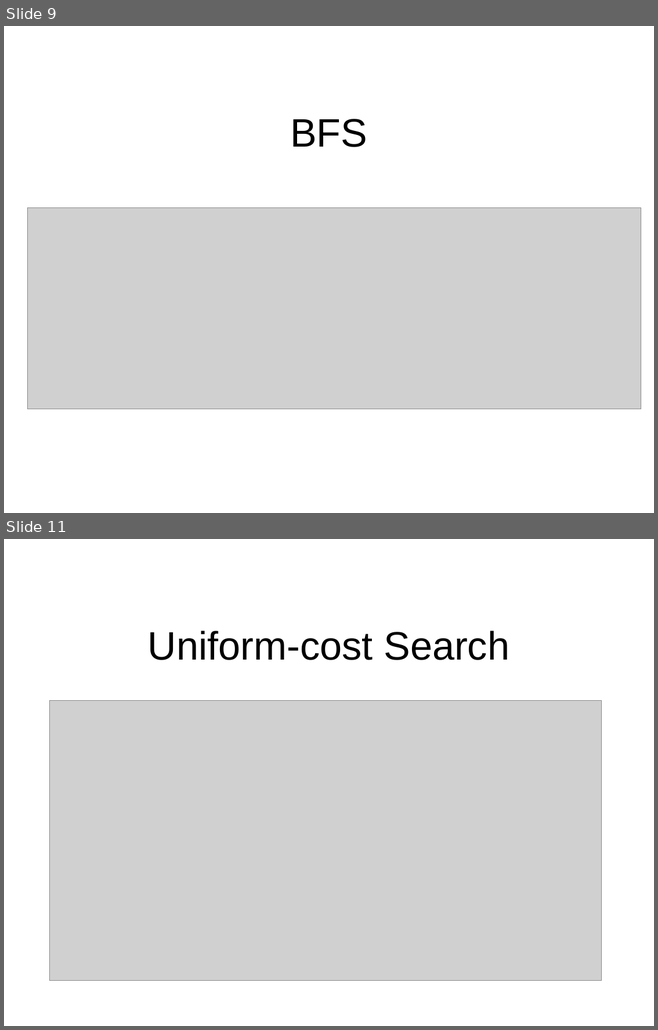
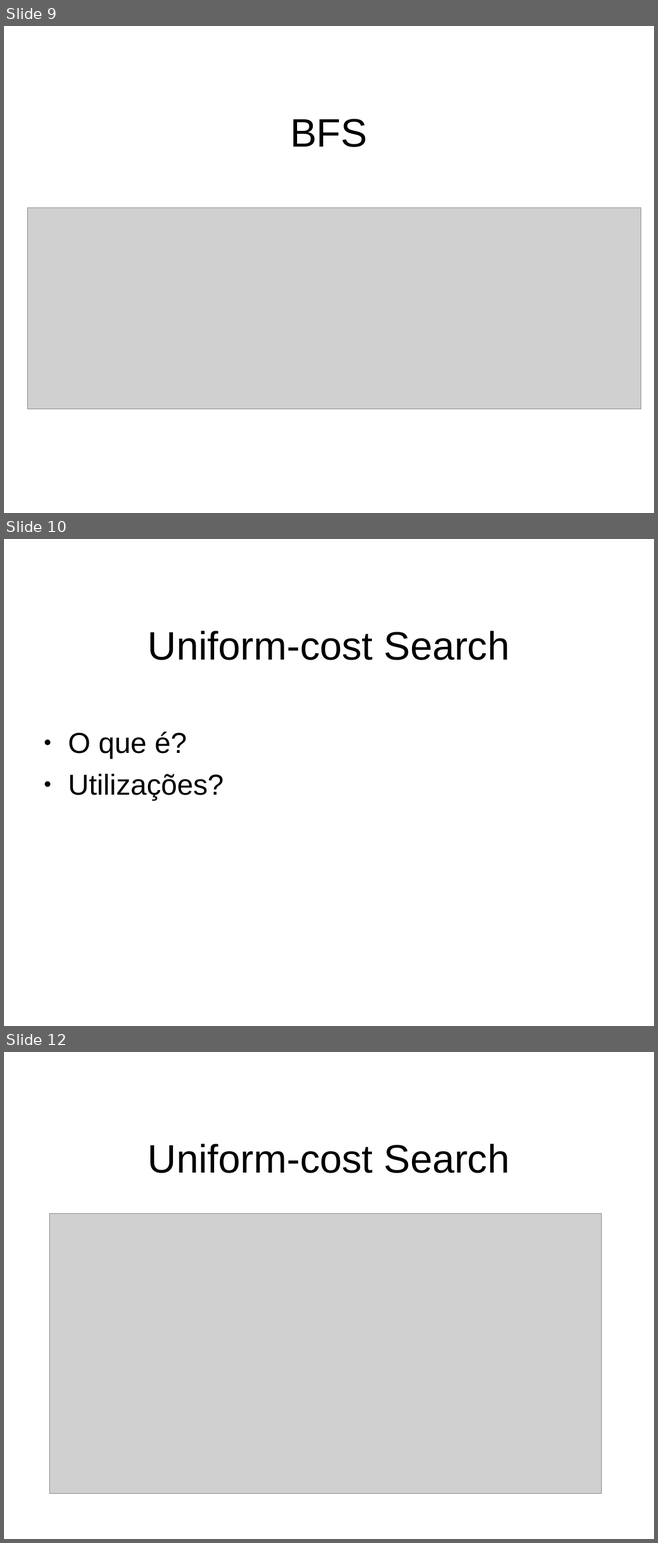
Before and after one commit to RafaelQuirino/SearchingProblems, a slide deck: slides.odp. Shown one above the other, each under a label of ours: slides 9 and 11 before the commit, slides 9, 10 and 12 after it; the slides between them are not shown. The pictures are 658x1030 and 658x1543 pixels, drawn with LibreOffice and Linux fonts; fonts in the diff are those of the drawing; grey boxes stand for pictures; background and template pictures are left out. Boxes give left, top, right and bottom in pixels: in the first picture for what was removed or moved away, otherwise in the second. Text is boxed around its words. In the diff, an @@ line names an element or a change of style, - is before the commit and + after.

```diff
--- a/slides.odp
+++ b/slides.odp
@@ slide 10 added at <box>4,539,654,1026</box>, background picture (left out) @@
@@ title added at <box>148,631,509,660</box>, 44 pt, text #000000 @@
+Uniform-cost Search
@@ text added at <box>68,732,223,801</box>, 32 pt, text #000000 @@
+● O que é?
+● Utilizações?
@@ what was slide 11 is now slide 12 @@
```
Also in this commit, not shown: 1 slide changed, 3 other slides added, 1 other file.
